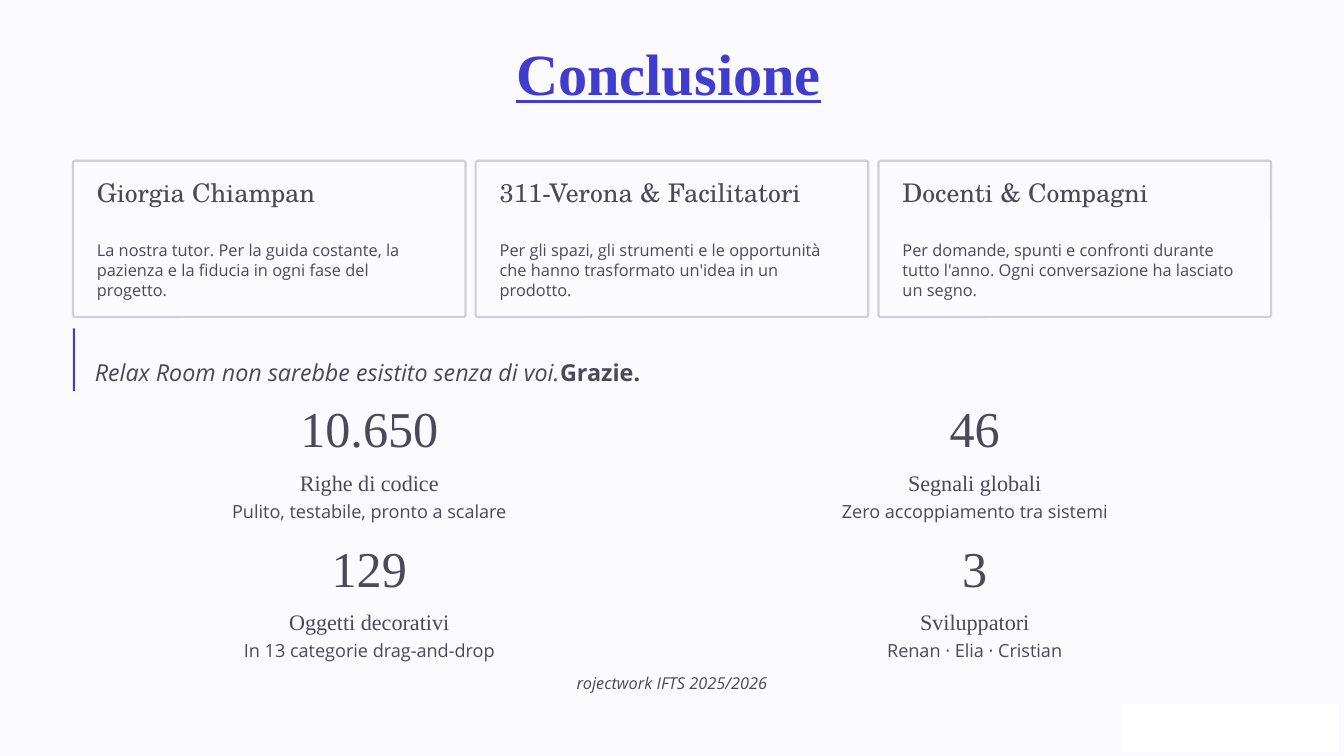
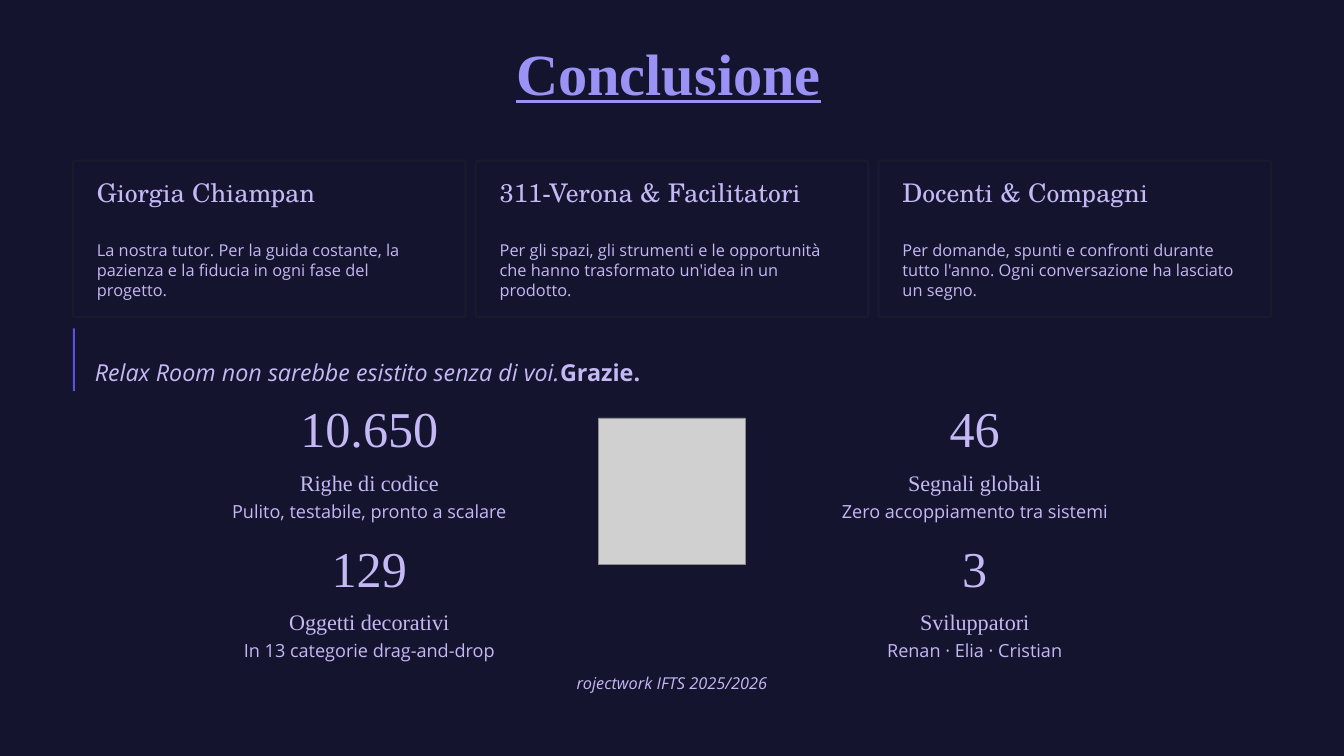
Before and after one commit to renanaugustomacena-ux/Projectwork-IFTS-Private, a slide deck: slide 11 of finale.pptx (slide 10 before the commit). Drawn at 1344x756 pixels with LibreOffice and Linux fonts; fonts in the diff are those of the drawing; grey boxes stand for pictures; background and template pictures are left out. Boxes give left, top, right and bottom in pixels: in the first picture for what was removed or moved away, otherwise in the second. Text is boxed around its words. In the diff, an @@ line names an element or a change of style, - is before the commit and + after.

```diff
--- a/finale.pptx
+++ b/finale.pptx
@@ background #000000 to #0B0B14 @@
@@ rectangle at [0, 0, 1344, 756]: fill #FBFAFF to #14142E @@
@@ text "Conclusione" at [516, 54, 820, 103]: text colour #403CCF to #9A93F5 @@
@@ fill #FBFAFF to #14142E; outline #D0CED9 1.8 pt to #1A1A2E 1.8 pt in 3 elements at [73, 160, 465, 317], [475, 160, 868, 317], [879, 160, 1271, 317] @@
@@ rectangle at [73, 328, 76, 391]: fill #403CCF to #5A52DC @@
@@ picture added at [599, 418, 746, 565] @@
@@ text colour #49495A to #C4B8F5 in 20 elements at [97, 183, 315, 207], [97, 243, 399, 300], [500, 183, 801, 203], [500, 243, 820, 300], [902, 183, 1148, 207], [902, 243, 1234, 300], [95, 363, 640, 382], [300, 413, 438, 448], [300, 475, 439, 496], [232, 504, 506, 523], [950, 414, 1000, 448], [908, 475, 1041, 496], [842, 505, 1108, 523], [332, 554, 407, 588], [289, 614, 449, 635], [244, 643, 495, 662], [962, 554, 987, 588], [920, 614, 1029, 635], [887, 643, 1062, 657], [577, 676, 767, 693] @@
@@ rectangle at [1121, 704, 1339, 753]: fill #FFFFFF to #14142E @@
```
Also in this commit, not shown: 9 other slides changed, 1 slide added, 1 other file.
